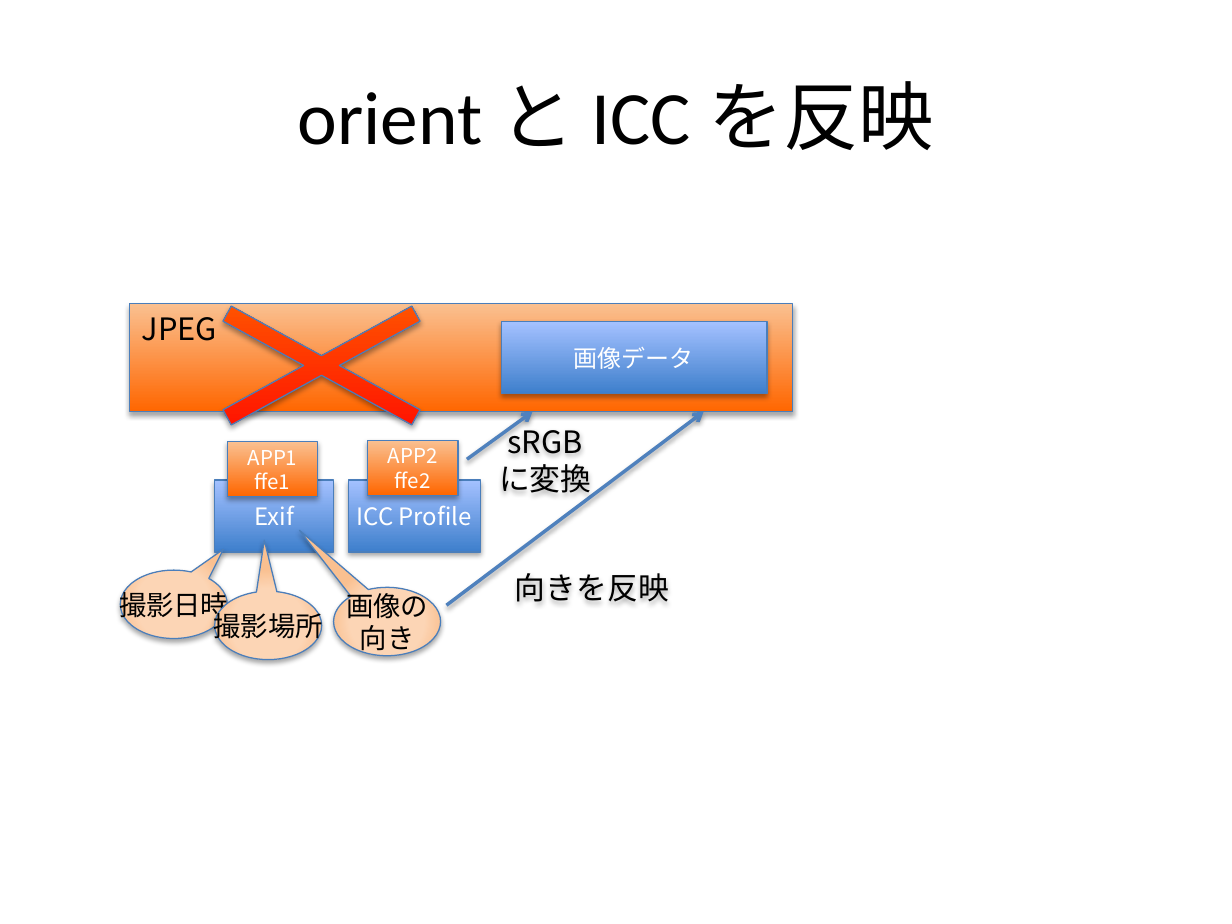
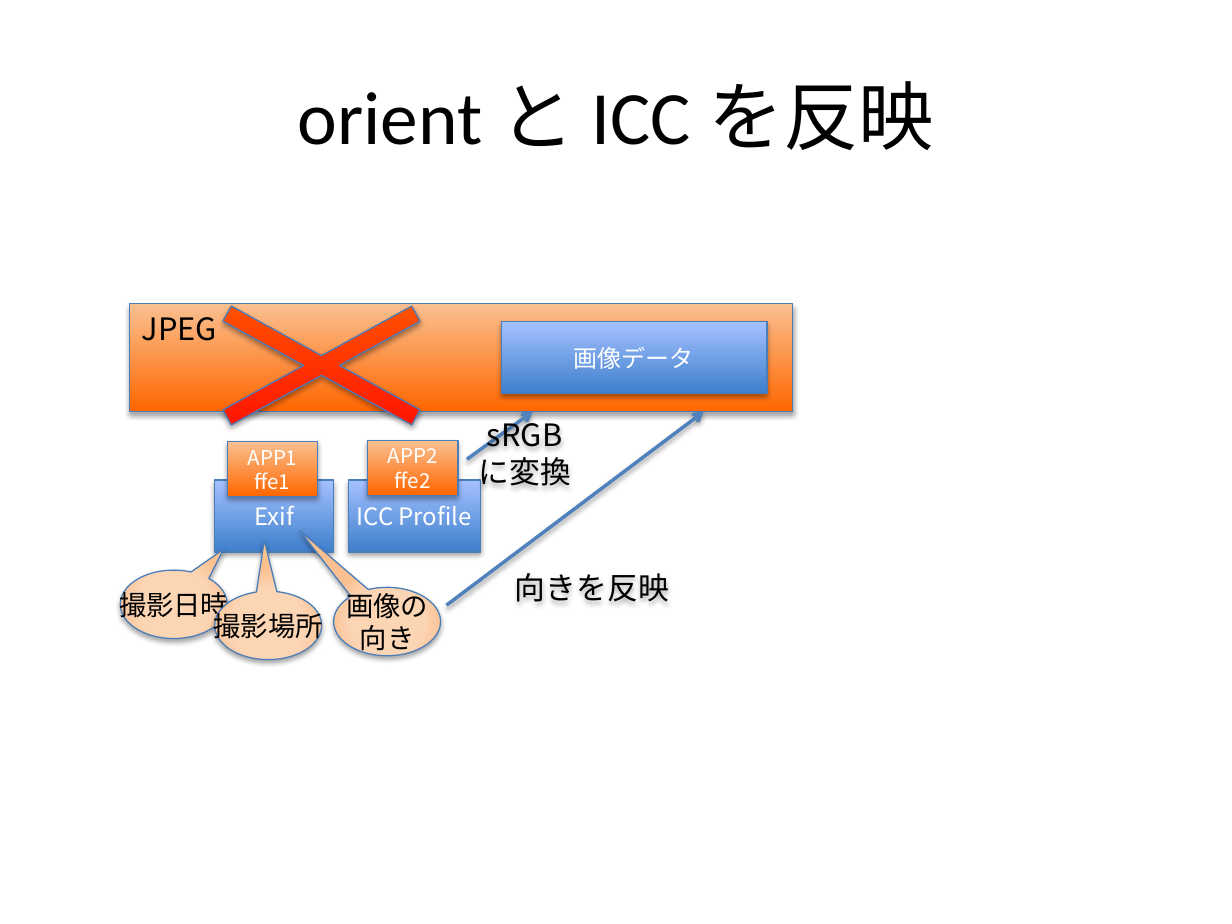
Before and after one commit to awmlabs/blog.awm.jp, a slide deck: slide 8 of content/2017/06/11/imicc.pptx (slide 7 before the commit). Drawn at 1232x924 pixels with LibreOffice and Linux fonts; fonts in the diff are those of the drawing. Boxes give left, top, right and bottom in pixels: in the first picture for what was removed or moved away, otherwise in the second. Text is boxed around its words. In the diff, an @@ line names an element or a change of style, - is before the commit and + after.

Commit message:
update

```diff
--- a/content/2017/06/11/imicc.pptx
+++ b/content/2017/06/11/imicc.pptx
@@ text "sRGB": place and size @@
-text "sRGB" at [499, 421, 591, 498]
+text "sRGB" at [478, 415, 570, 492]
```
Also in this commit, not shown: 1 slide added.
